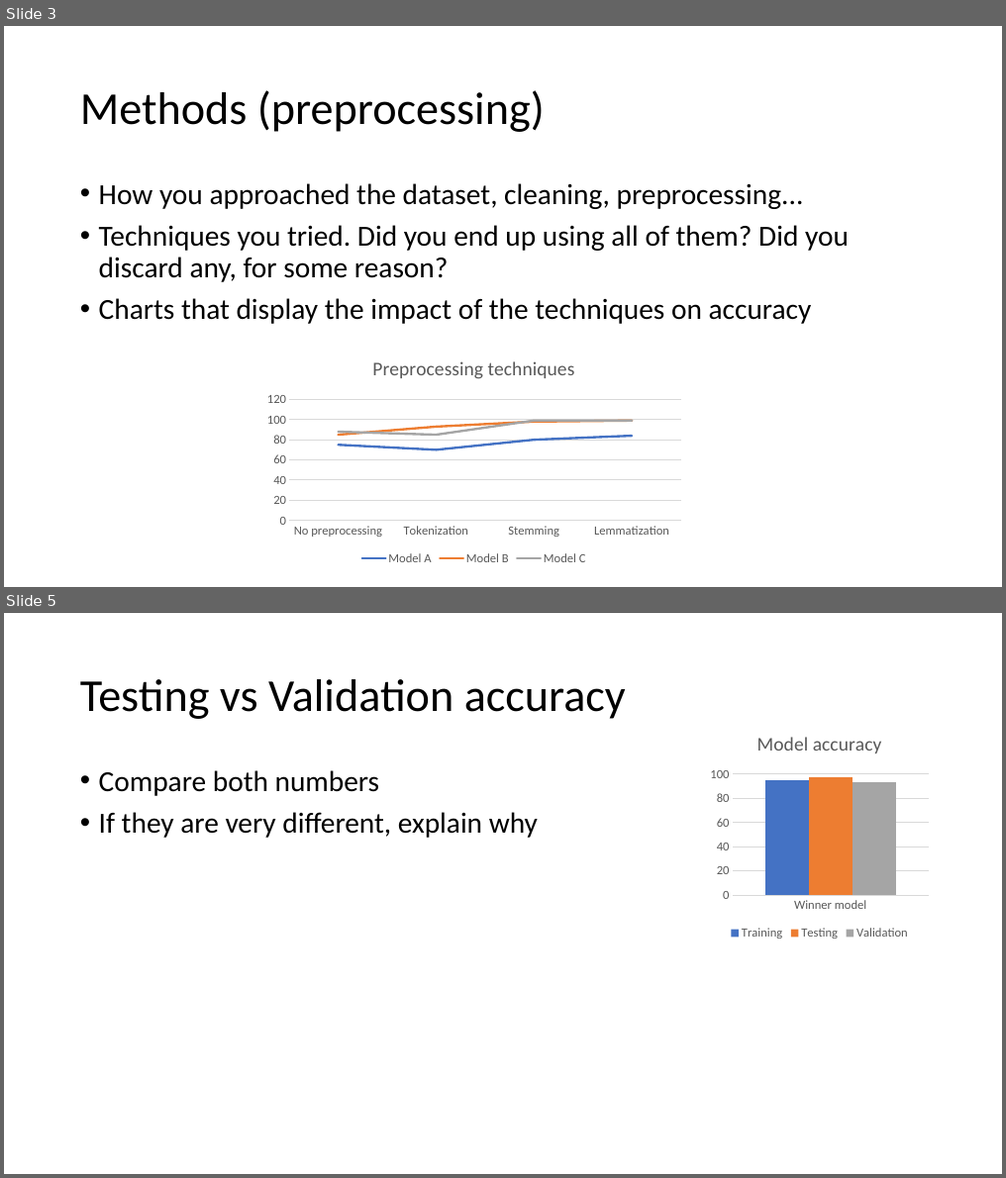
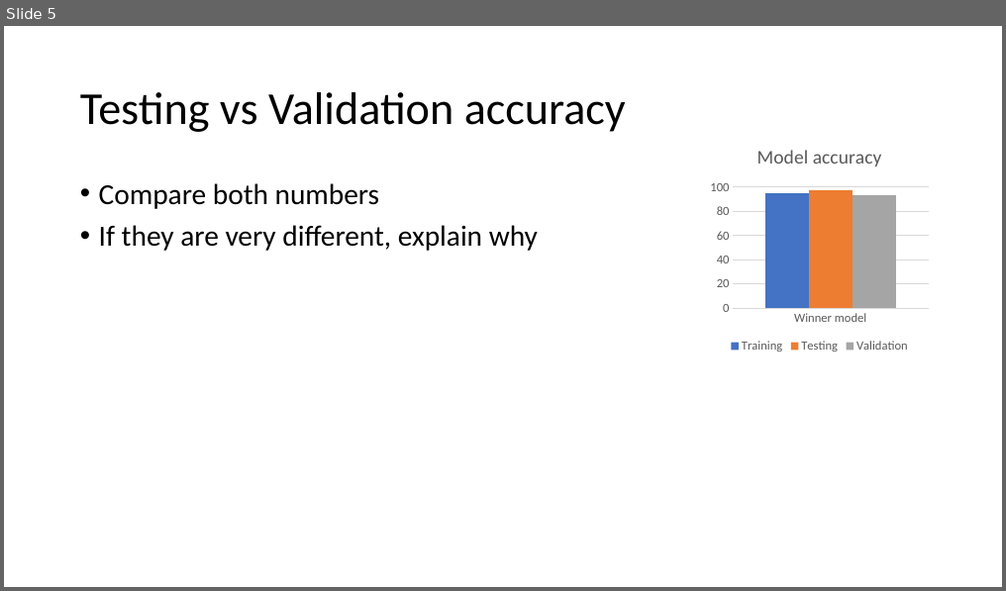
Before and after one commit to Grimngor/Project-NLP-G5, a slide deck: NLP Project - G5.pptx. Shown one above the other, each under a label of ours: slides 3 and 5 before the commit, slide 5 after it; the slides between them are not shown. The pictures are 1006x1178 and 1006x591 pixels, drawn with LibreOffice and Linux fonts; fonts in the diff are those of the drawing. Boxes give left, top, right and bottom in pixels: in the first picture for what was removed or moved away, otherwise in the second. Text is boxed around its words. In the diff, an @@ line names an element or a change of style, - is before the commit and + after.

```diff
--- a/NLP Project - G5.pptx
+++ b/NLP Project - G5.pptx
@@ slide 3 removed at <box>4,26,1002,587</box>, background #FFFFFF @@
@@ title removed at <box>80,90,545,132</box> @@
-Methods (preprocessing)
@@ text removed at <box>99,183,848,324</box> @@
-• How you approached the dataset, cleaning, preprocessing...
-• Techniques you tried. Did you end up using all of them? Did you discard any, for some reason?
-• Charts that display the impact of the techniques on accuracy
@@ line chart removed at <box>258,344,689,570</box> @@
-title "Preprocessing techniques "
-categories: No preprocessing, Tokenization, Stemming, Lemmatization
-Model A: 75, 70, 80, 84
-Model B: 85, 93, 98, 99
-Model C: 88, 85, 99, 99
```
Also in this commit, not shown: 3 slides changed, 1 slide added.
